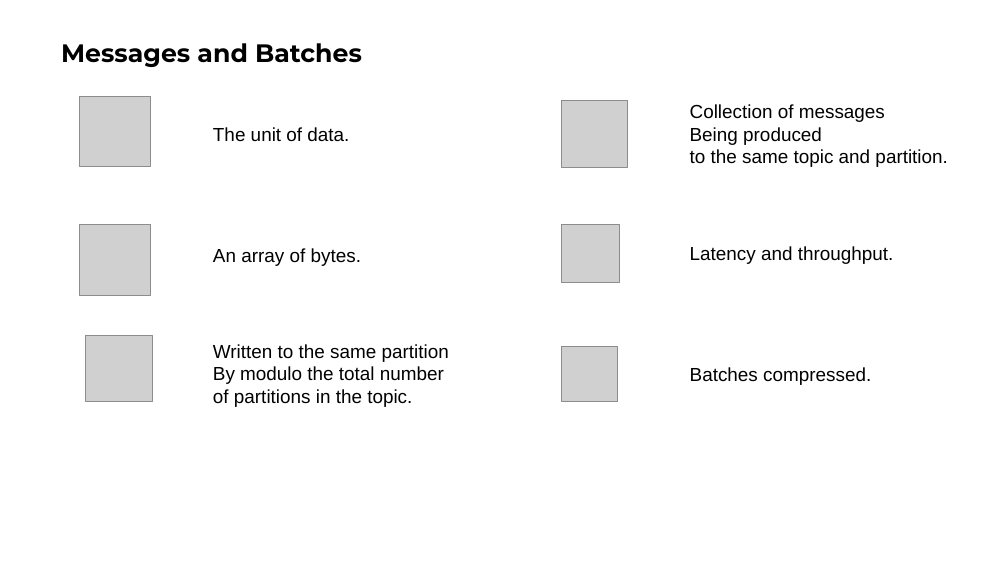
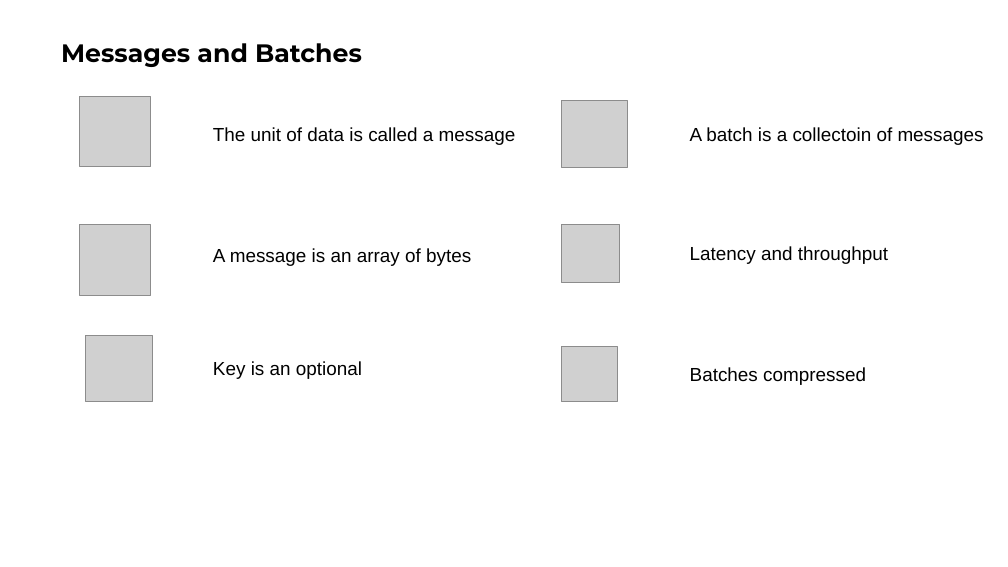
Before and after one commit to ngoctd314/tech-talk, a slide deck: slide 3 of kafka/slide.pptx. Drawn at 1008x567 pixels with LibreOffice and Linux fonts; fonts in the diff are those of the drawing; grey boxes stand for pictures. Boxes give left, top, right and bottom in pixels: in the first picture for what was removed or moved away, otherwise in the second. Text is boxed around its words. In the diff, an @@ line names an element or a change of style, - is before the commit and + after.

```diff
--- a/kafka/slide.pptx
+++ b/kafka/slide.pptx
@@ text at box(213, 127, 516, 145): text changed @@
-The unit of data.
+The unit of data is called a message
@@ text at box(690, 127, 984, 145): text changed @@
-Collection of messages
-Being produced
-to the same topic and partition.
+A batch is a collectoin of messages
@@ text at box(213, 248, 471, 266): text changed @@
-An array of bytes.
+A message is an array of bytes
@@ text at box(690, 246, 888, 264): text changed @@
-Latency and throughput.
+Latency and throughput
@@ text at box(213, 361, 362, 379): text changed @@
-Written to the same partition
-By modulo the total number
-of partitions in the topic.
+Key is an optional
@@ text at box(690, 367, 866, 385): text changed @@
-Batches compressed.
+Batches compressed
```
Also in this commit, not shown: 7 other slides changed, 21 slides added, 6 slides removed, 4 other files.
